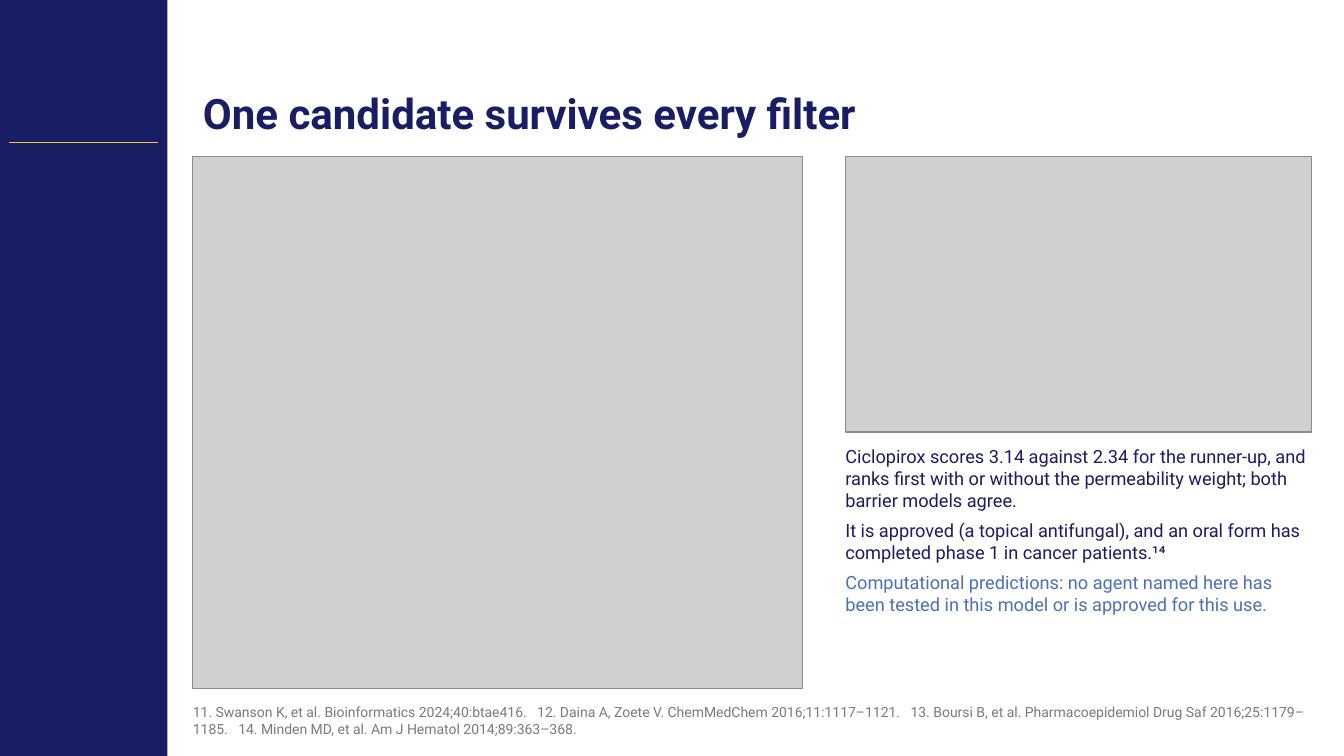
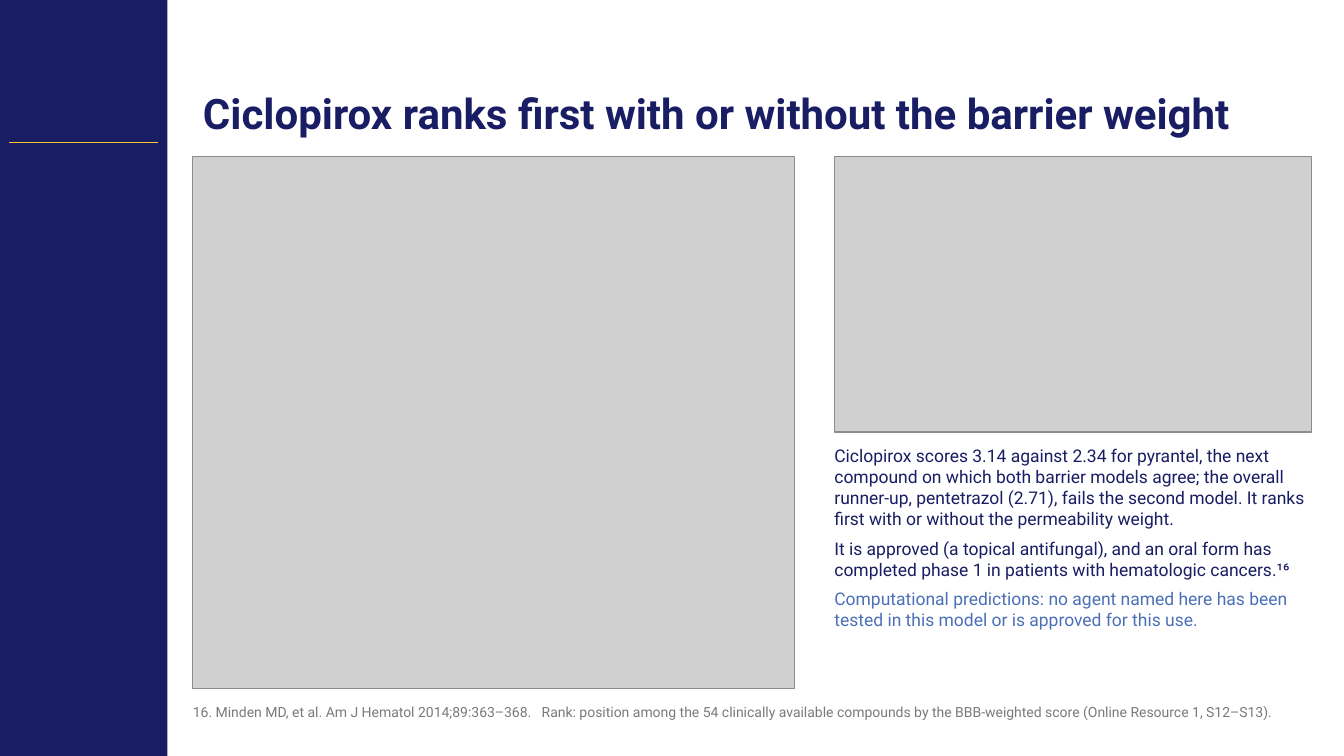
Before and after one commit to Gregory-Schwing-MD-PhD/u251-xenograft-rat-RNASeq-study, a slide deck: slide 20 of SLIDES/CNS2026_Schwing_Abstract418_CNStemplate.pptx (slide 15 before the commit). Drawn at 1344x756 pixels with LibreOffice and Linux fonts; fonts in the diff are those of the drawing; grey boxes stand for pictures; background and template pictures are left out. Boxes give left, top, right and bottom in pixels: in the first picture for what was removed or moved away, otherwise in the second. Text is boxed around its words. In the diff, an @@ line names an element or a change of style, - is before the commit and + after.

```diff
--- a/SLIDES/CNS2026_Schwing_Abstract418_CNStemplate.pptx
+++ b/SLIDES/CNS2026_Schwing_Abstract418_CNStemplate.pptx
@@ title at (203, 97, 1229, 138): text changed @@
-One candidate survives every filter
+Ciclopirox ranks first with or without the barrier weight
@@ picture: place and size @@
-picture at (193, 156, 803, 689)
+picture at (193, 156, 795, 689)
@@ picture: place and size @@
-picture at (846, 156, 1313, 432)
+picture at (835, 156, 1313, 432)
@@ text at (834, 448, 1305, 580): text changed; size 13 to 12.5 pt @@
-Ciclopirox scores 3.14 against 2.34 for the runner-up, and ranks first with or without the permeability weight; both barrier models agree.
-It is approved (a topical antifungal), and an oral form has completed phase 1 in cancer patients.¹⁴
+Ciclopirox scores 3.14 against 2.34 for pyrantel, the next compound on which both barrier models agree; the overall runner-up, pentetrazol (2.71), fails the second model. It ranks first with or without the permeability weight.
+It is approved (a topical antifungal), and an oral form has completed phase 1 in patients with hematologic cancers.¹⁶
@@ text "Ciclopirox scores 3.14 against 2.34 ...": place and size @@
-text "Ciclopirox scores 3.14 against 2.34 ..." at (845, 449, 1305, 615)
+text "Ciclopirox scores 3.14 against 2.34 ..." at (834, 448, 1305, 630)
@@ text at (834, 592, 1287, 630): size 13 to 12.5 pt in "Computational predictions: no agent named here has ..." @@
@@ text at (193, 706, 1272, 720): text changed @@
-11. Swanson K, et al. Bioinformatics 2024;40:btae416. 12. Daina A, Zoete V. ChemMedChem 2016;11:1117–1121. 13. Boursi B, et al. Pharmacoepidemiol Drug Saf 2016;25:1179–1185. 14. Minden MD, et al. Am J Hematol 2014;89:363–368.
+16. Minden MD, et al. Am J Hematol 2014;89:363–368. Rank: position among the 54 clinically available compounds by the BBB-weighted score (Online Resource 1, S12–S13).
```
Also in this commit, not shown: 16 other slides changed, 7 slides added, 1 slide removed, 51 other files.
